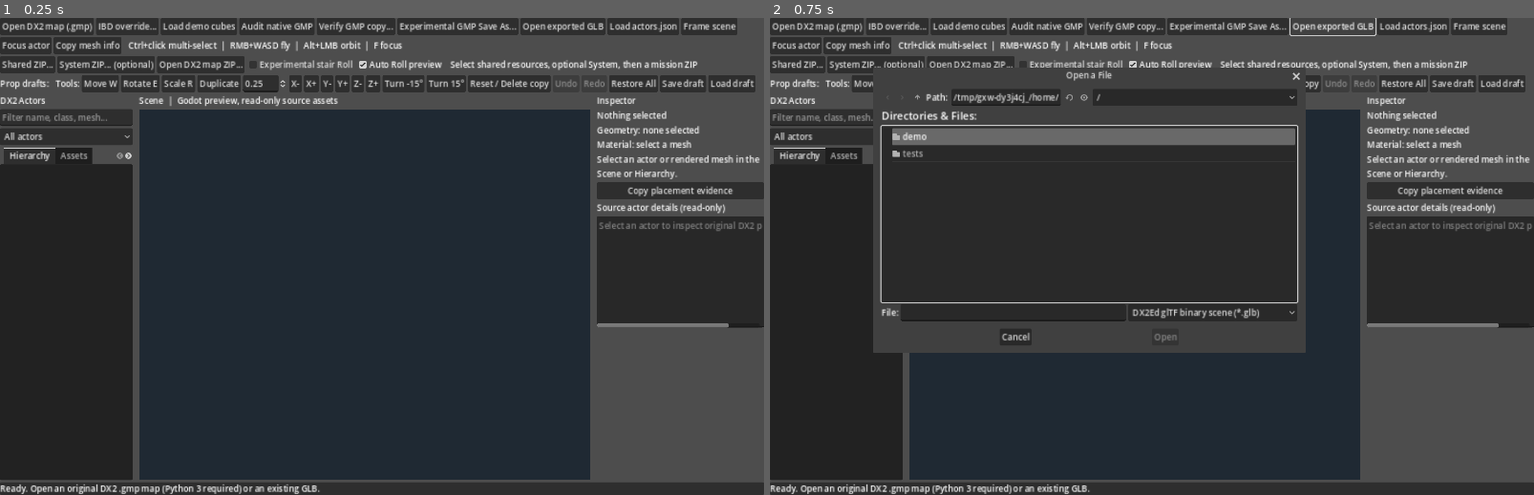
Above: before the commit, frames 1-2 (left to right).
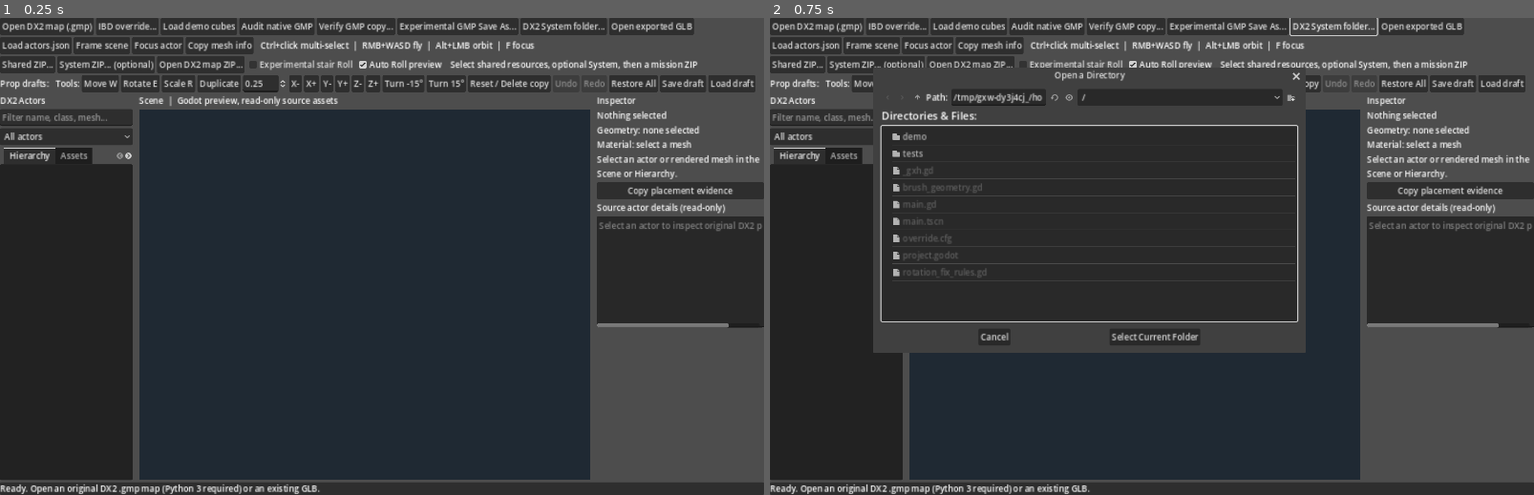
Above: after the commit, the same moments.

Repository: JakX2/Deus-Ex-2-SDK
Game: Godot game, scene res://main.tscn
Same seed, same stepped clock (60 frames per second), same inputs: the game is played once before the commit and once after it.
Inputs (mouse positions are in pixels of both pictures, inside the frame that each line leads up to):
- Up to frame 1 (0.25 s): no input
- Up to frame 2 (0.75 s): click (1335, 27) at 0.5 s, where only the run after the commit has a clickable "DX2 System folder..."

The runs differ from the first frame. In frame 1, 1.4% of the frame differs, in the area x 0-97%, y 0-8%; in frame 2, 4.7%, in the area x 0-97%, y 0-68%.

Commit message:
fix(dx2ed): discover original System metadata for direct GMP GameSys imports

Diff:
--- a/native_editor/godot_editor/main.gd
+++ b/native_editor/godot_editor/main.gd
@@ -83,6 +83,8 @@
 var club_zip_dialog: FileDialog
 var shared_zip_dialog: FileDialog
 var system_zip_dialog: FileDialog
+var direct_system_dialog: FileDialog
+var chosen_direct_system_path := ""
 var chosen_ibd: String = ""
 var chosen_shared_zip: String = ""
 var chosen_system_zip: String = ""
@@ -215,6 +217,11 @@
     save_gmp_btn.tooltip_text = "Translation-only existing static mesh actors; separate folder; not game-tested"
     save_gmp_btn.pressed.connect(_open_native_save_as_dialog)
     toolbar.add_child(save_gmp_btn)
+    var direct_system_btn := Button.new()
+    direct_system_btn.text = "DX2 System folder..."
+    direct_system_btn.tooltip_text = "Optional original System folder for direct .gmp imports. Unlocks source-verified read-only GameSys data, not general editing."
+    direct_system_btn.pressed.connect(func(): direct_system_dialog.popup_centered_ratio(0.72))
+    toolbar.add_child(direct_system_btn)
     var load_btn := Button.new()
     load_btn.text = "Open exported GLB"
     load_btn.pressed.connect(func(): glb_dialog.popup_centered_ratio(0.72))
@@ -729,6 +736,11 @@
     gmp_dialog.filters = PackedStringArray(["*.gmp ; Deus Ex Invisible War map"])
     gmp_dialog.file_selected.connect(_open_gmp_file)
     add_child(gmp_dialog)
+    direct_system_dialog = FileDialog.new()
+    direct_system_dialog.access = FileDialog.ACCESS_FILESYSTEM
+    direct_system_dialog.file_mode = FileDialog.FILE_MODE_OPEN_DIR
+    direct_system_dialog.dir_selected.connect(_select_direct_system_folder)
+    add_child(direct_system_dialog)
     gmp_save_as_dialog = FileDialog.new()
     gmp_save_as_dialog.access = FileDialog.ACCESS_FILESYSTEM
     gmp_save_as_dialog.file_mode = FileDialog.FILE_MODE_SAVE_FILE
@@ -797,10 +809,41 @@
     chosen_ibd = path
     status_label.text = "Optional IBD selected: " + path.get_file()
 
+func _dx2_system_folder_valid(folder: String) -> bool:
+    if folder.is_empty():
+        return false
+    return (FileAccess.file_exists(folder.path_join("Engine.d2u"))
+        and FileAccess.file_exists(folder.path_join("DX2Gamesys.d2u")))
+
+
+func _direct_map_system_folder(map_path: String) -> String:
+    # Standard retail layout: <install>/Content/DX2/Maps/<map>.gmp,
+    # with <install>/System/Engine.d2u and DX2Gamesys.d2u.
+    var maps_dir := map_path.get_base_dir()
+    if (maps_dir.get_file().to_lower() == "maps"
+        and maps_dir.get_base_dir().get_file().to_lower() == "dx2"
+        and maps_dir.get_base_dir().get_base_dir().get_file().to_lower() == "content"):
+        var install_root := maps_dir.get_base_dir().get_base_dir().get_base_dir()
+        var auto_system := install_root.path_join("System")
+        if _dx2_system_folder_valid(auto_system):
+            return auto_system
+    if _dx2_system_folder_valid(chosen_direct_system_path):
+        return chosen_direct_system_path
+    return ""
+
+
+func _select_direct_system_folder(path: String) -> void:
+    if not _dx2_system_folder_valid(path):
+        status_label.text = "System folder refused: Engine.d2u and DX2Gamesys.d2u are both required."
+        return
+    chosen_direct_system_path = path
+    status_label.text = "Original DX2 System selected. Reopen the GMP to refresh GameSys audit: " + path
+
+
 func _open_gmp_file(path: String) -> void:
-    # Direct GMP load should not accidentally reuse a System path from a
-    # previous ZIP staging session.
-    chosen_system_path = ""
+    # Do not reuse ZIP-staged System data across unrelated direct map imports.
+    # Prefer the exact installed System sibling; otherwise a deliberately chosen folder.
+    chosen_system_path = _direct_map_system_folder(path)
     open_gmp(path)
 
 func _set_auto_roll_preview(enabled: bool) -> void:
